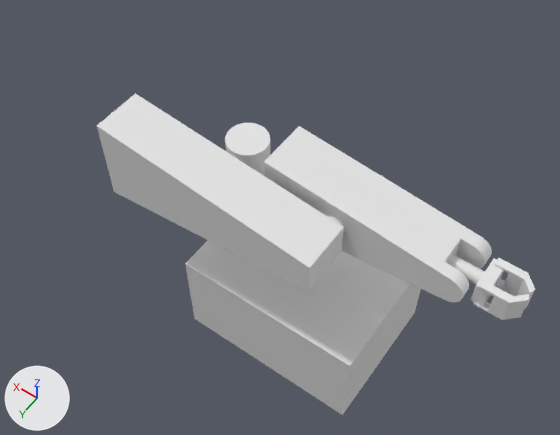
Before and after pictures for a commit that changed the glTF model public/models/robotmentor.glb.
Rendered twice from a 50 mm camera at (-47.8, 59.1, 99.7) aimed at (-4.3, -1.8, 4.1). Arrows for +X, +Y and +Z are at lower left; the lights stay in place. Where no turn or scale is listed for an object, it has been applied to the vertices.

Names of what the first picture shows: 'arm 0', 'arm 1', 'arm 2', 'base', 'base gripper', 'left gripper', 'right gripper'.
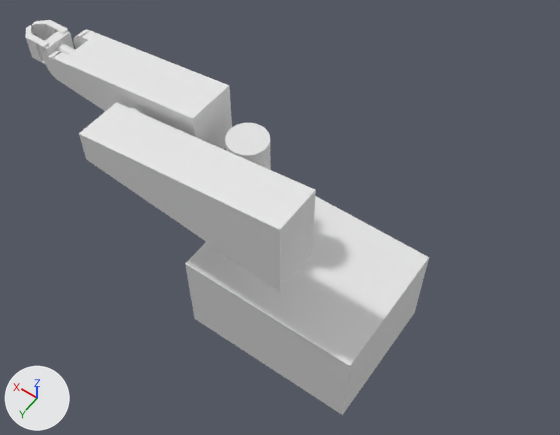
Changed parts and their boxes (x1, y1, x2, y2) in the pictures (560 x 435 px):
```json
{"object": "arm 2", "change": "turned", "before": [264, 126, 492, 302], "after": [45, 29, 232, 149]}
{"object": "arm 1", "change": "turned", "before": [97, 93, 344, 292], "after": [79, 102, 316, 292]}
{"object": "left gripper", "change": "turned", "before": [473, 280, 530, 320], "after": [26, 25, 49, 65]}
{"object": "right gripper", "change": "turned", "before": [494, 258, 535, 308], "after": [32, 20, 68, 41]}
{"object": "base gripper", "change": "turned", "before": [471, 258, 504, 307], "after": [39, 31, 74, 62]}
{"object": "gripper joint", "change": "turned", "before": [447, 255, 485, 285], "after": [56, 43, 75, 55]}
{"object": "joint 1", "change": "turned", "before": [327, 216, 343, 226], "after": [131, 108, 139, 112]}
```

The change, as JSON lines over the scene's bpy script:
```json
{"op": "set", "path": "ob_arm_1.rotation_euler", "old": "(0.0, -1.571, 0.0)", "new": "(0.0, 1.571, 0.0)", "note": "degrees (0, -90, 0) -> degrees (0, 90, 0)"}
```
